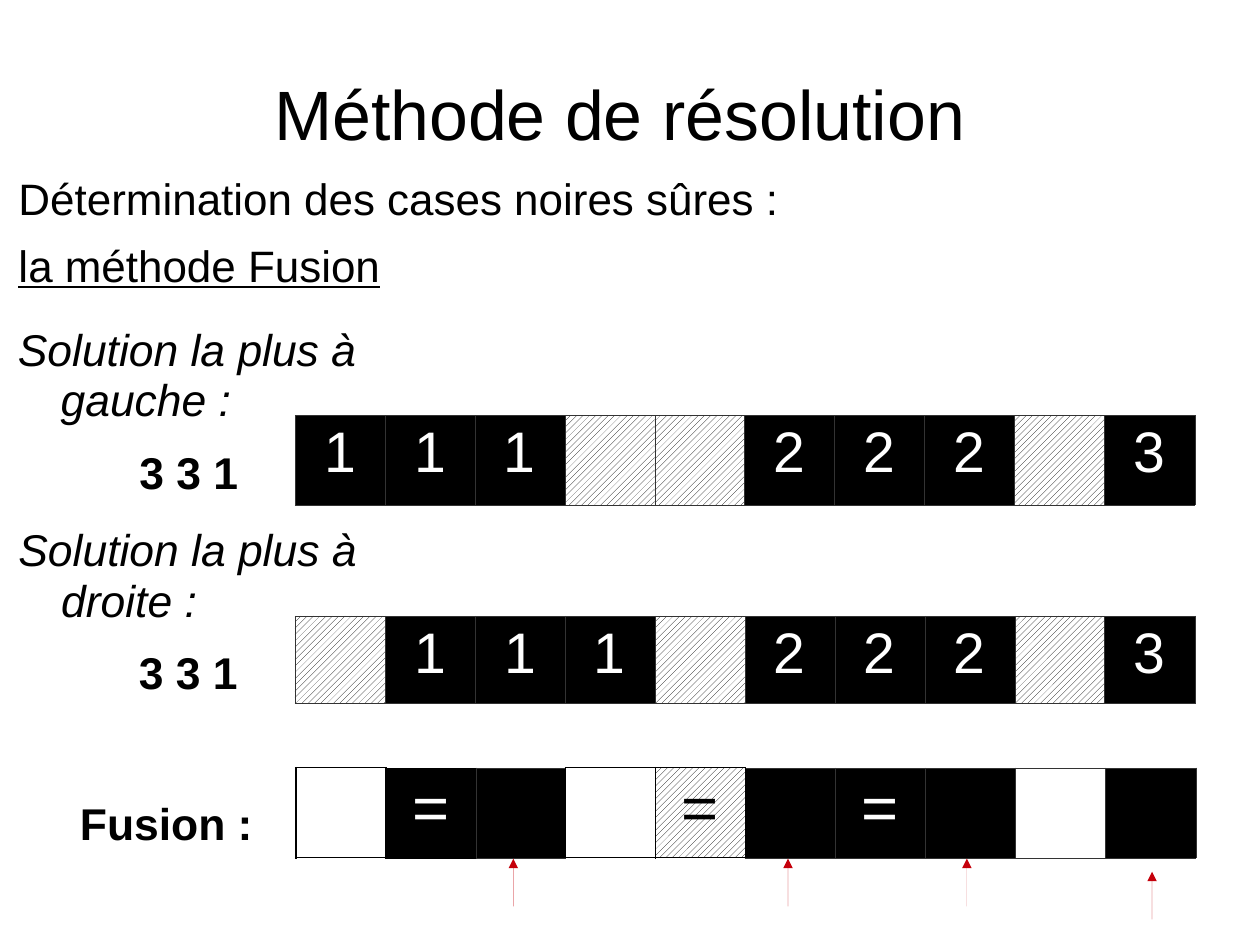
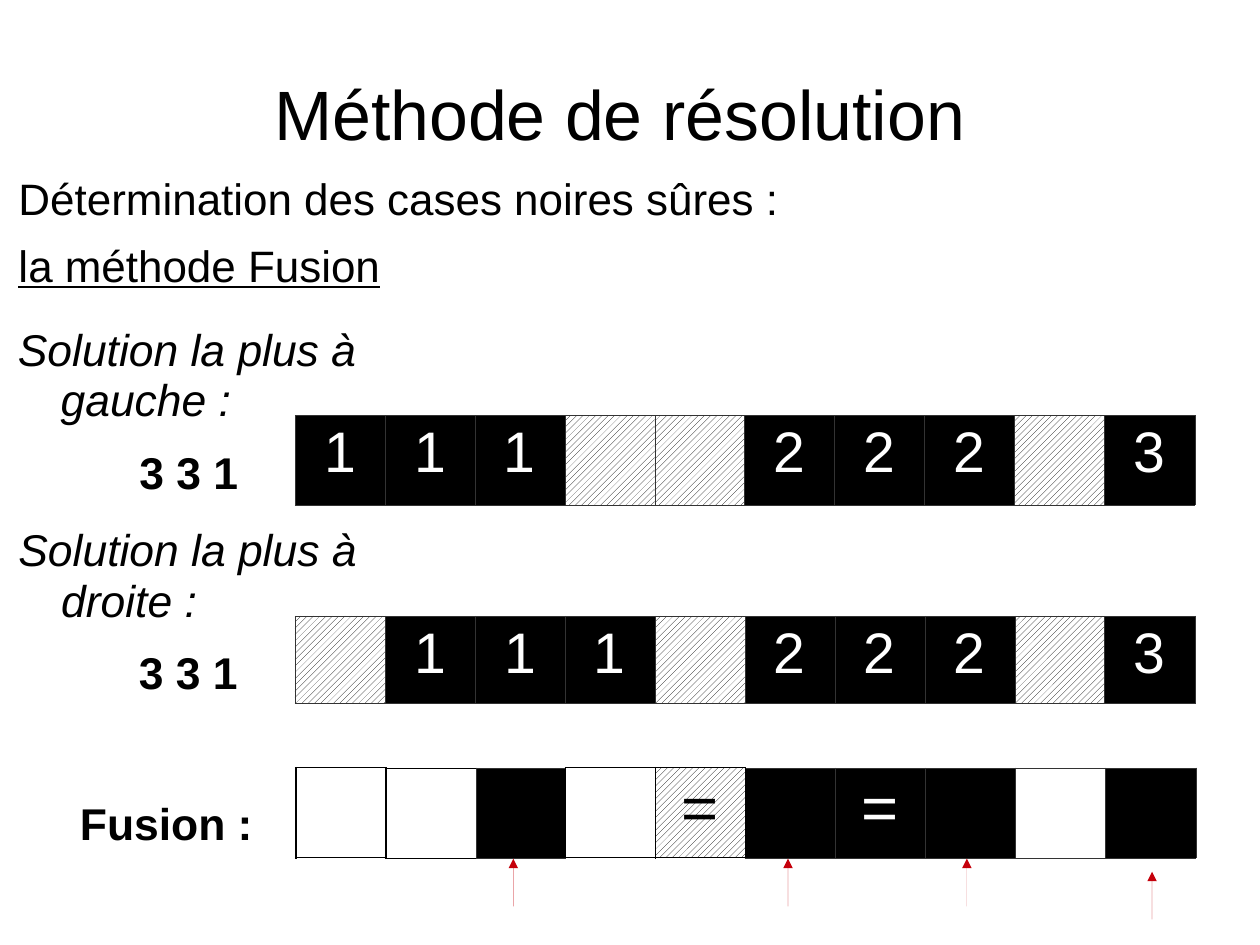
Before and after one commit to benaisc/Picross, a slide deck: slide 34 of presentation.odp. Drawn at 1260x945 pixels with LibreOffice and Linux fonts; fonts in the diff are those of the drawing. Boxes give left, top, right and bottom in pixels: in the first picture for what was removed or moved away, otherwise in the second. Text is boxed around its words. In the diff, an @@ line names an element or a change of style, - is before the commit and + after.

```diff
--- a/presentation.odp
+++ b/presentation.odp
@@ table at (296, 768, 1199, 859) @@
@@ fill #FFFFFF to none in 2 cells @@
@@ fill #000000 to none in row 1, column 2 @@
```
Also in this commit, not shown: 9 other slides changed.
